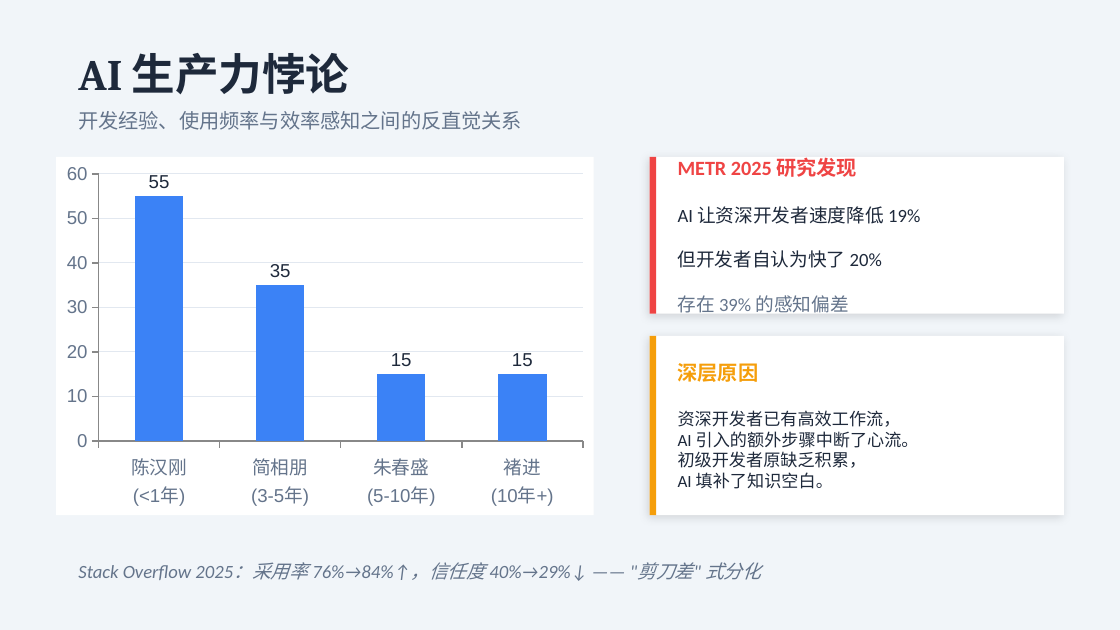
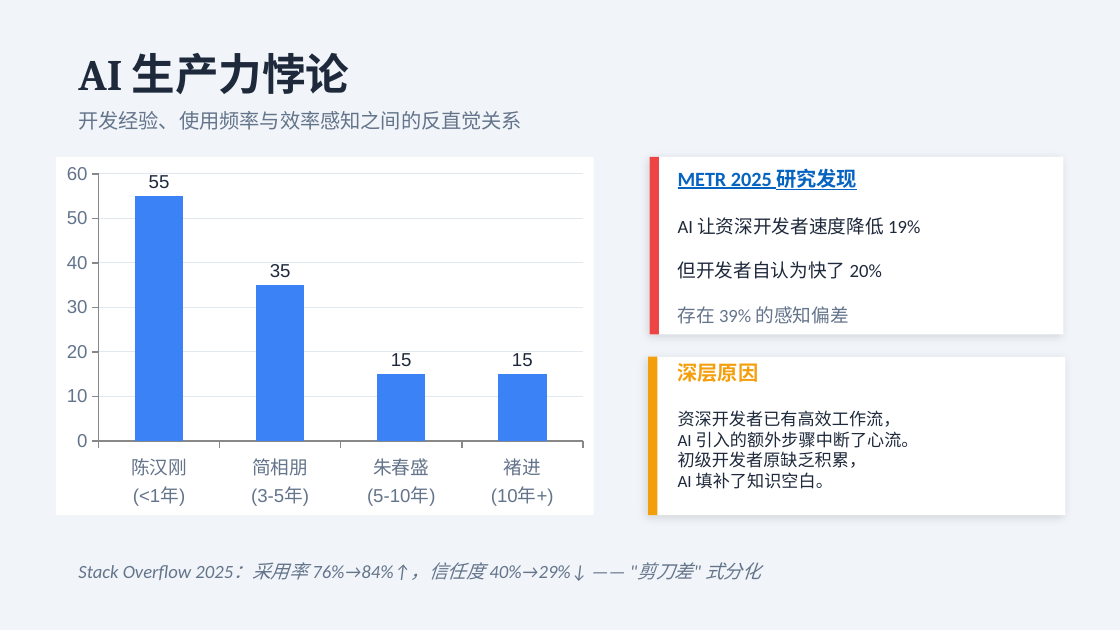
Before and after one commit to sunbo008/ai-coding-common-sense, a slide deck: slide 5 of docs/AI-编程分享.pptx. Drawn at 1120x630 pixels with LibreOffice and Linux fonts; fonts in the diff are those of the drawing. Boxes give left, top, right and bottom in pixels: in the first picture for what was removed or moved away, otherwise in the second. Text is boxed around its words. In the diff, an @@ line names an element or a change of style, - is before the commit and + after.

```diff
--- a/docs/AI-编程分享.pptx
+++ b/docs/AI-编程分享.pptx
@@ rectangle resized from (x1=650, y1=157, x2=1064, y2=314) to (x1=650, y1=157, x2=1064, y2=335) @@
@@ rectangle resized from (x1=650, y1=157, x2=656, y2=314) to (x1=650, y1=157, x2=659, y2=335) @@
@@ text at (x1=678, y1=168, x2=857, y2=190): text colour #EF4444 to #0563C1, underline on in "METR 2025 研究发现" @@
@@ text "METR 2025 研究发现" moved from (x1=678, y1=158, x2=920, y2=313) to (x1=678, y1=168, x2=920, y2=324) @@
@@ rectangle resized from (x1=650, y1=336, x2=1064, y2=515) to (x1=648, y1=357, x2=1066, y2=515) @@
@@ rectangle resized from (x1=650, y1=336, x2=656, y2=515) to (x1=648, y1=356, x2=657, y2=515) @@
```
Also in this commit, not shown: 4 other slides changed.
